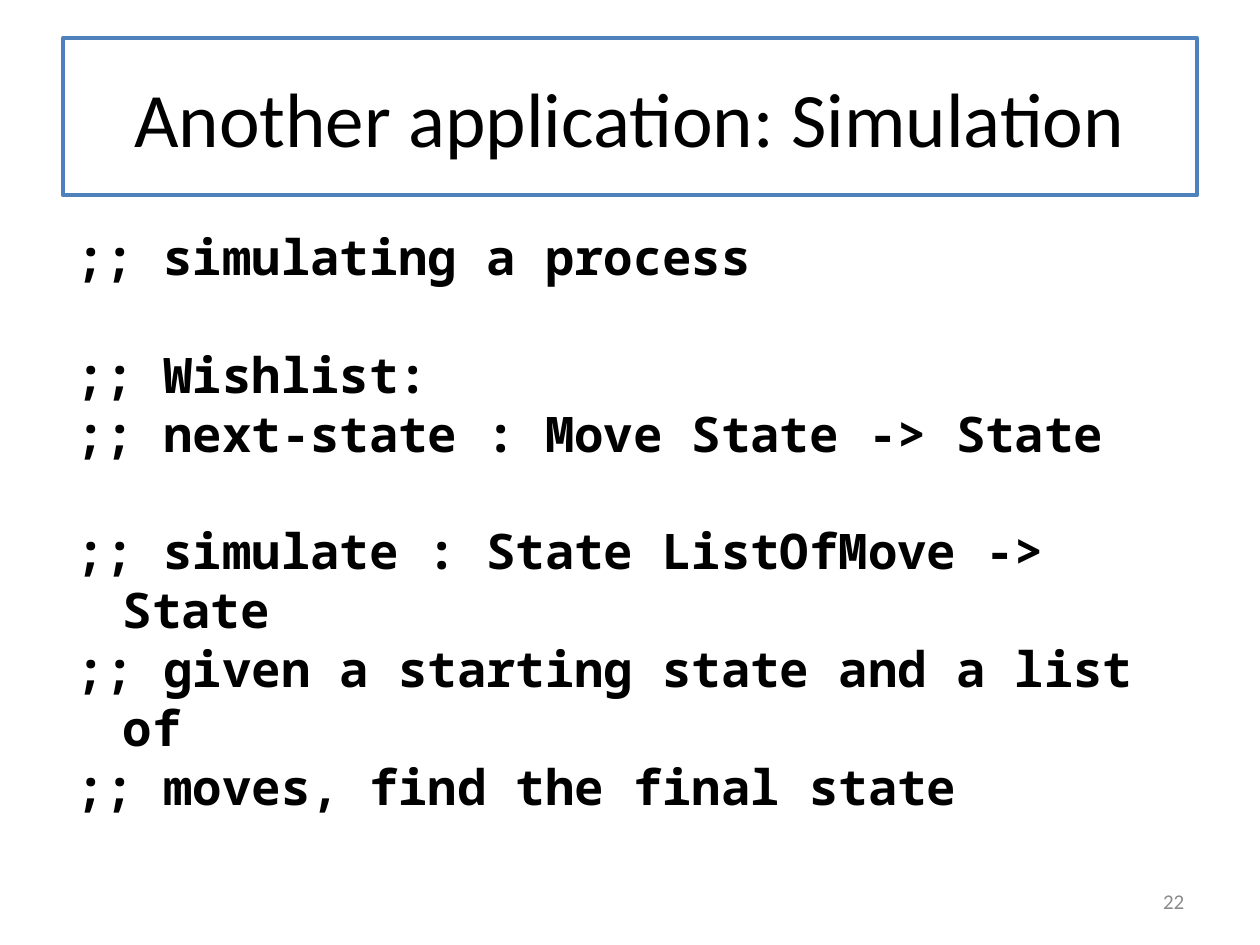
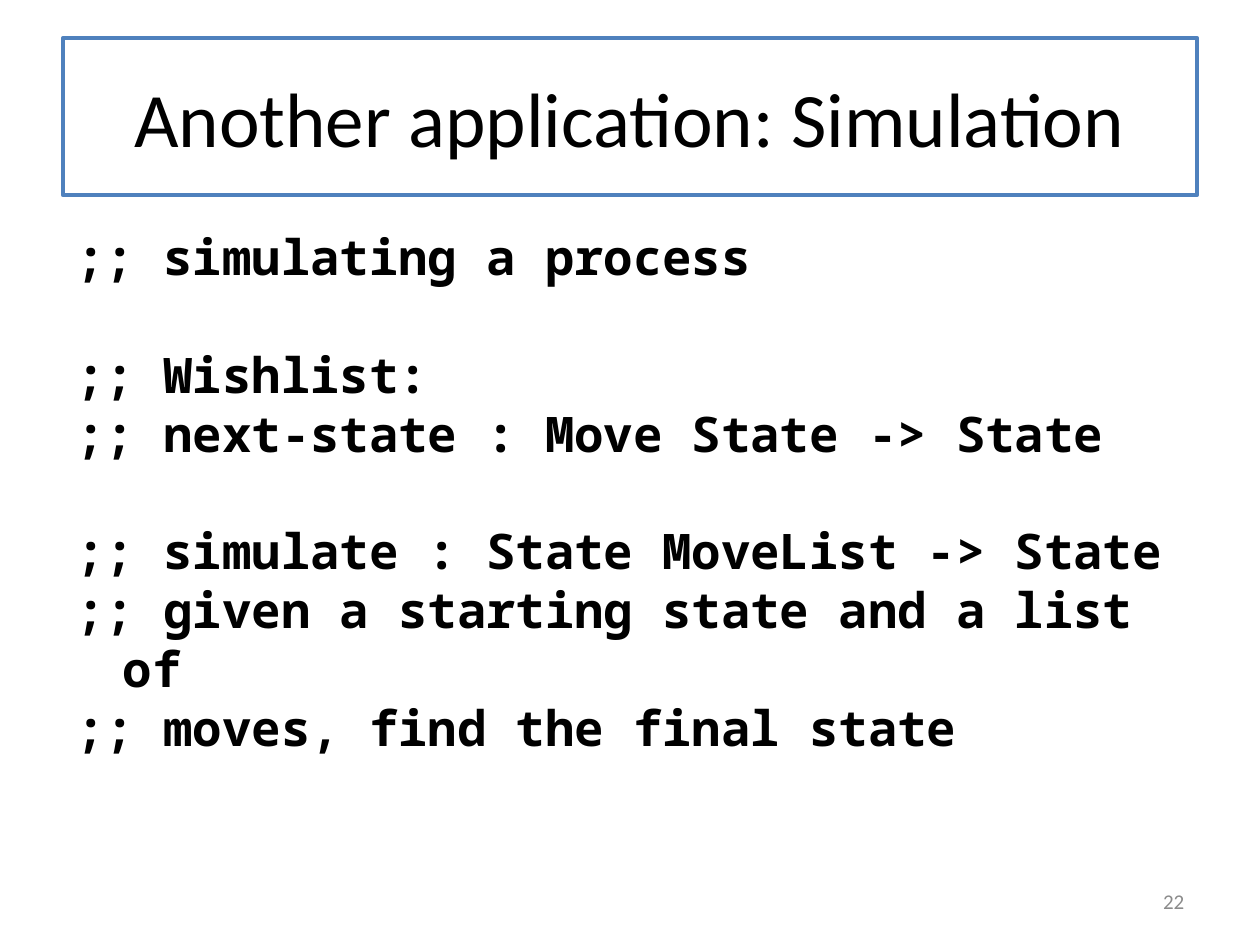
Before and after one commit to mwand/cs5010f17, a slide deck: slide 22 of Slides/Lesson 7.5 Foldr and Foldl.pptx. Drawn at 1260x945 pixels with LibreOffice and Linux fonts; fonts in the diff are those of the drawing. Boxes give left, top, right and bottom in pixels: in the first picture for what was removed or moved away, otherwise in the second. Text is boxed around its words. In the diff, an @@ line names an element or a change of style, - is before the commit and + after.

```diff
--- a/Slides/Lesson 7.5 Foldr and Foldl.pptx
+++ b/Slides/Lesson 7.5 Foldr and Foldl.pptx
@@ text at (164, 531, 1162, 570): text changed @@
-;; simulate : State ListOfMove -> State
+;; simulate : State MoveList -> State
```
Also in this commit, not shown: 5 other slides changed, 14 other files.
